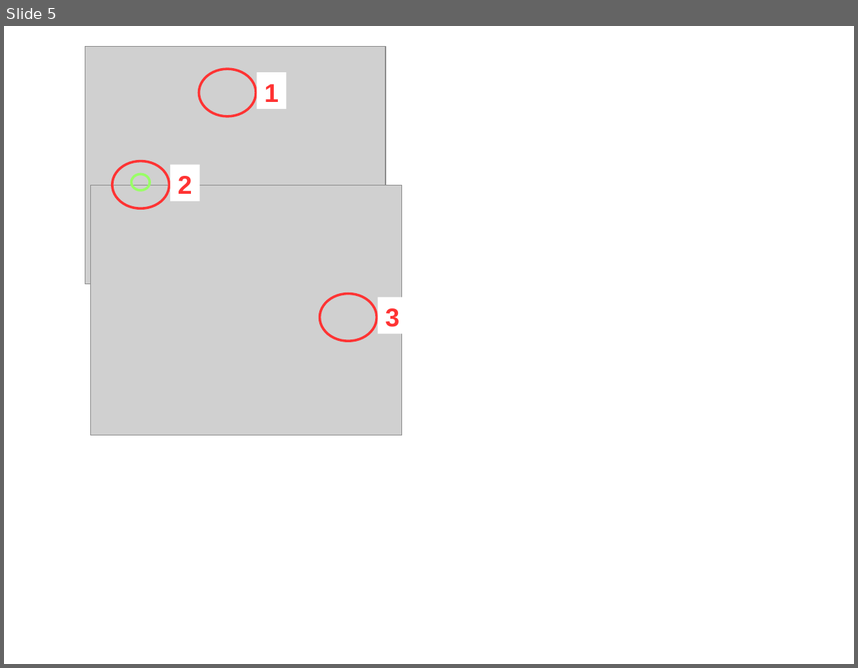
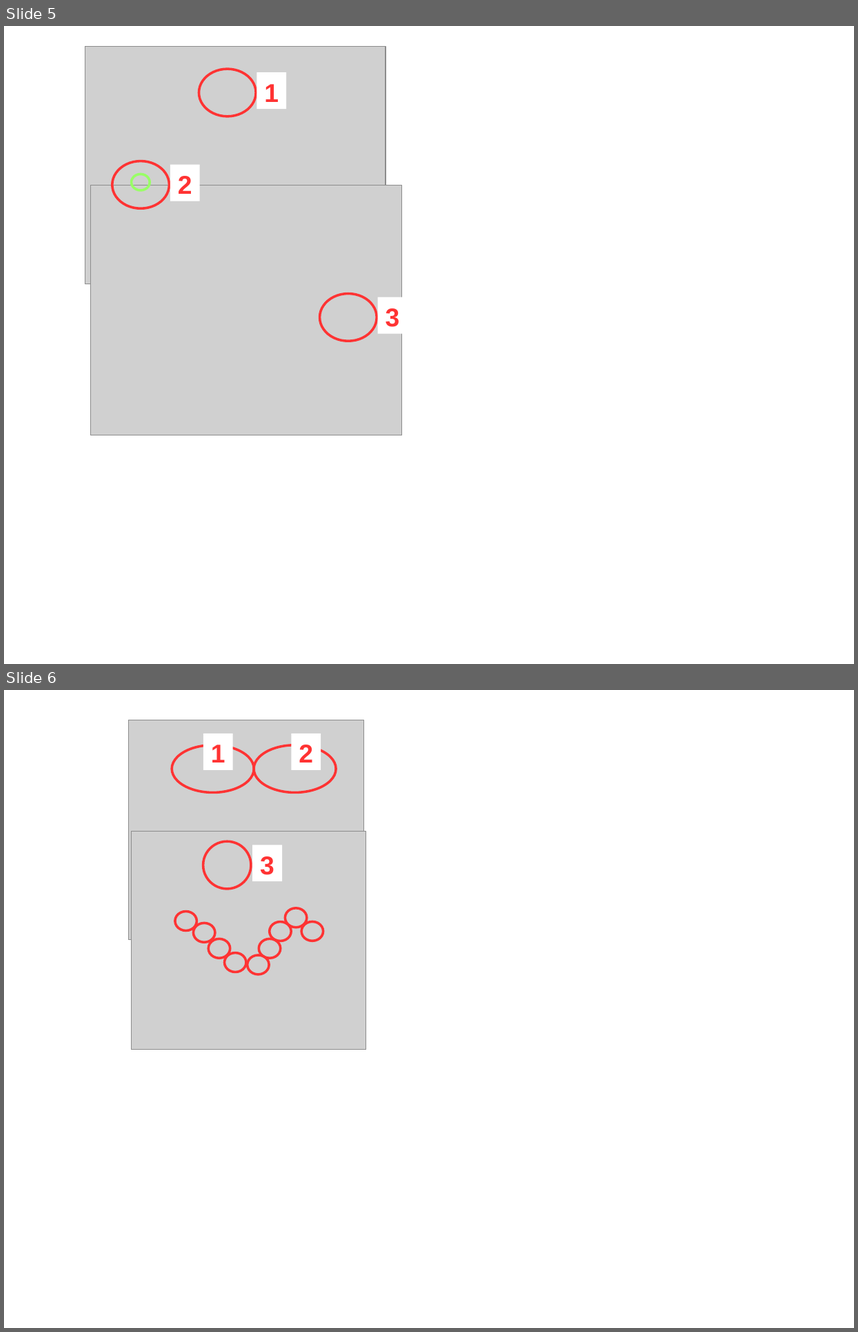
Before and after one commit to markummitchell/engauge-digitizer, a slide deck: dev/SpreadsheetsForDoc.odp. Shown one above the other, each under a label of ours: slide 5 before the commit, slides 5 and 6 after it. The pictures are 858x668 and 858x1332 pixels, drawn with LibreOffice and Linux fonts; fonts in the diff are those of the drawing; grey boxes stand for pictures. Boxes give left, top, right and bottom in pixels: in the first picture for what was removed or moved away, otherwise in the second. Text is boxed around its words. In the diff, an @@ line names an element or a change of style, - is before the commit and + after.

```diff
--- a/dev/SpreadsheetsForDoc.odp
+++ b/dev/SpreadsheetsForDoc.odp
@@ slide 6 added at bbox=[4, 690, 854, 1328], background #FFFFFF @@
@@ picture added at bbox=[128, 720, 363, 939] @@
@@ ellipse added at bbox=[172, 745, 254, 792], outline #FF3333 2.3 pt @@
@@ rectangle added at bbox=[203, 733, 232, 769], fill #FFFFFF, 24 pt, text #FF3333, bold @@
+1
@@ ellipse added at bbox=[254, 745, 337, 792], outline #FF3333 2.3 pt @@
@@ rectangle added at bbox=[292, 733, 321, 769], fill #FFFFFF, 24 pt, text #FF3333, bold @@
+2
@@ picture added at bbox=[131, 831, 366, 1049] @@
@@ ellipse added at bbox=[203, 841, 251, 888], outline #FF3333 2.3 pt @@
@@ rectangle added at bbox=[252, 845, 281, 881], fill #FFFFFF, 24 pt, text #FF3333, bold @@
+3
@@ ellipse added at bbox=[175, 911, 197, 931], outline #FF3333 2.3 pt @@
@@ ellipse added at bbox=[286, 908, 307, 927], outline #FF3333 2.3 pt @@
@@ ellipse added at bbox=[194, 923, 215, 943], outline #FF3333 2.3 pt @@
@@ ellipse added at bbox=[270, 921, 291, 940], outline #FF3333 2.3 pt @@
@@ ellipse added at bbox=[302, 921, 323, 940], outline #FF3333 2.3 pt @@
@@ ellipse added at bbox=[208, 938, 230, 958], outline #FF3333 2.3 pt @@
@@ ellipse added at bbox=[225, 953, 246, 972], outline #FF3333 2.3 pt @@
@@ ellipse added at bbox=[248, 956, 270, 975], outline #FF3333 2.3 pt @@
@@ ellipse added at bbox=[259, 938, 280, 958], outline #FF3333 2.3 pt @@
```
Also in this commit, not shown: 6 other files.
